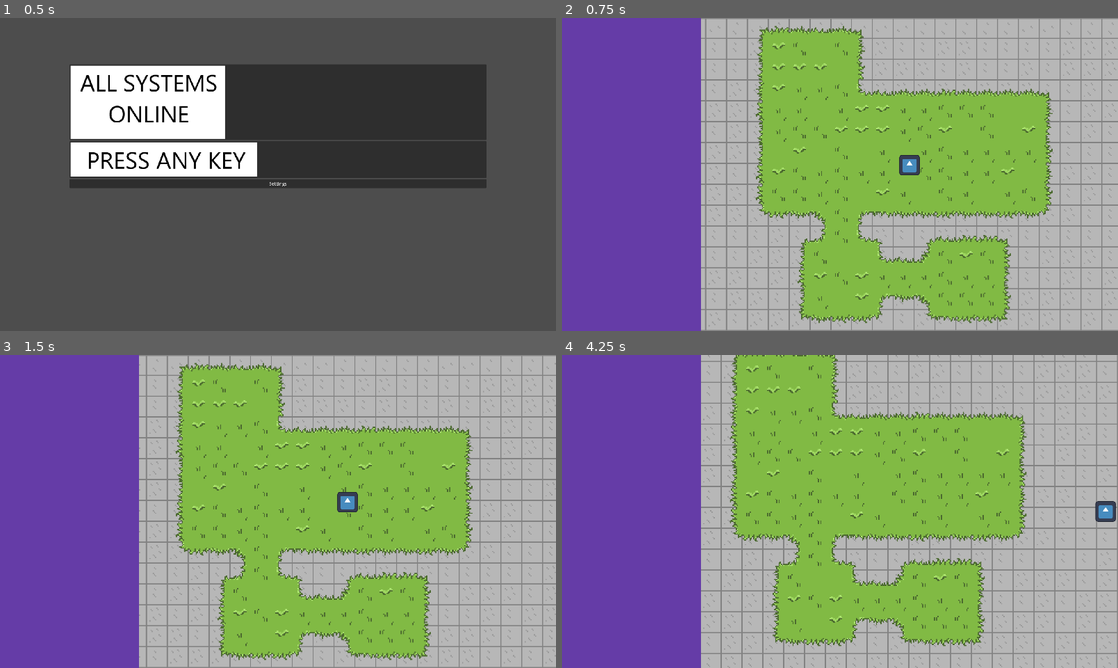
Above: before the commit, frames 1-4 (two rows, left to right).
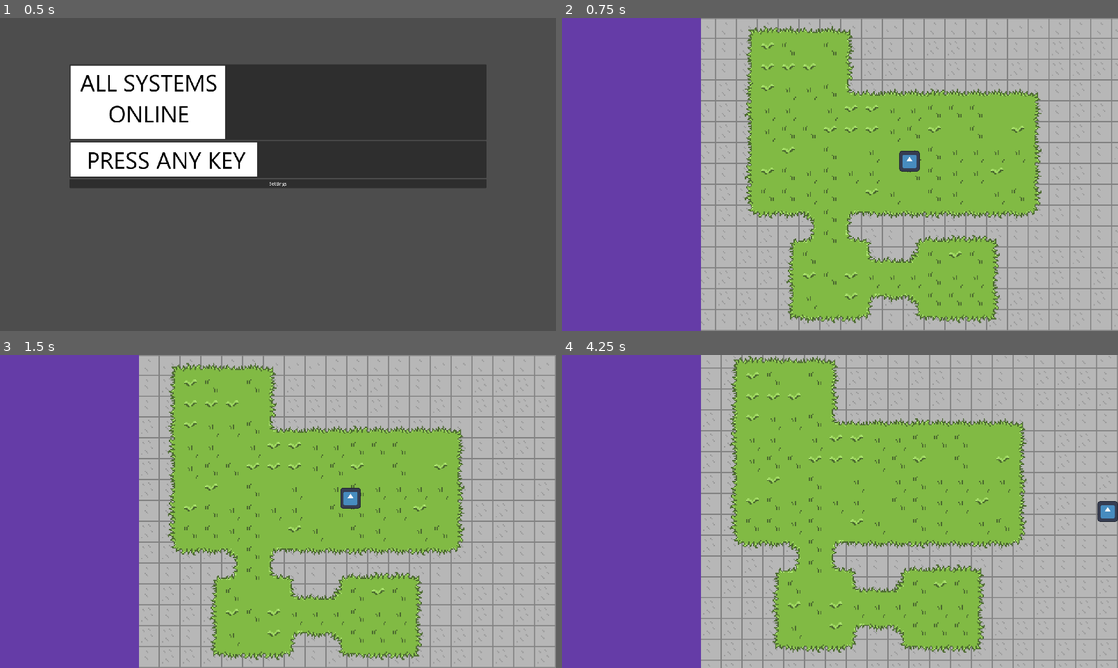
Above: after the commit, the same moments.

Repository: Earth-Turtle/jan-jam
Game: Godot game, scene res://scenes/main_menu.tscn
The game is run twice, just before and just after one commit, with the same random seed, the same clock (stepped at 60 frames per second) and the same inputs. The engine's default icon, where the game draws it, is replaced by a stand-in: a white triangle on a blue panel in a dark square.
Inputs (mouse positions are in pixels of both pictures, inside the frame that each line leads up to):
- Up to frame 1 (0.5 s): no input
- Up to frame 2 (0.75 s): click (840, 158) at 0.5 s
- Up to frame 3 (1.5 s): tap Enter at 1.25 s; hold Right (ui_right) from 1.28 s (still down)
- Up to frame 4 (4.25 s): release Right (ui_right) at 2.03 s; hold Down (ui_down) 2.03-2.78 s; hold Right (ui_right) 2.78-3.53 s; hold Up (ui_up) from 3.53 s (still down)

Frame 1 is identical in both runs. In frame 2, 14% of the frame differs, in the area x 25-100%, y 0-100%; in frame 3, 13%; in frame 4, 14%.

Commit message:
post-merge housekeeping
Godot automatically did these ones.

Diff:
--- a/project.godot
+++ b/project.godot
@@ -21,12 +21,6 @@
 window/size/viewport_height=1080
 window/stretch/mode="viewport"
 
-[layer_names]
-
-2d_physics/layer_1="Player"
-2d_physics/layer_2="Player Movestops (walls, world borders)"
-2d_physics/layer_3="Player Damagebox"
-2d_physics/layer_4="NPCs"
 [input]
 
 ui_left={
@@ -62,6 +56,13 @@
 ]
 }
 
+[layer_names]
+
+2d_physics/layer_1="Player"
+2d_physics/layer_2="Player Movestops (walls, world borders)"
+2d_physics/layer_3="Player Damagebox"
+2d_physics/layer_4="NPCs"
+
 [rendering]
 
 textures/canvas_textures/default_texture_filter=0
--- a/scenes/level0.tscn
+++ b/scenes/level0.tscn
@@ -1,6 +1,6 @@
 [gd_scene load_steps=4 format=4 uid="uid://crvna1migwb0s"]
 
-[ext_resource type="PackedScene" uid="uid://dloh77ybqwob5" path="res://scenes/player.tscn" id="1_cykmj"]
+[ext_resource type="PackedScene" uid="uid://dloh77ybqwob5" path="res://entities/player.tscn" id="1_cykmj"]
 [ext_resource type="TileSet" uid="uid://bmdmqsmedw10g" path="res://tilemaps/environmentmap.tres" id="1_plw7w"]
 
 [sub_resource type="WorldBoundaryShape2D" id="WorldBoundaryShape2D_pqe5u"]
@@ -9,7 +9,7 @@
 
 [node name="Player" parent="." instance=ExtResource("1_cykmj")]
 z_index = 1
-position = Vector2(1134, 508)
+position = Vector2(1172, 494)
 
 [node name="RemoteTransform2D" type="RemoteTransform2D" parent="Player"]
 position = Vector2(-240, 0)
@@ -27,6 +27,7 @@
 
 [node name="Collisions" type="StaticBody2D" parent="."]
 collision_layer = 2
+metadata/_edit_lock_ = true
 
 [node name="WorldBoundNorth" type="CollisionShape2D" parent="Collisions"]
 position = Vector2(960, 0)
@@ -52,7 +53,7 @@
 debug_color = Color(1, 0, 0, 1)
 
 [node name="Camera2D" type="Camera2D" parent="."]
-position = Vector2(894, 508)
+position = Vector2(932, 494)
 limit_left = -480
 limit_top = 0
 limit_right = 1944
--- a/tilemaps/environmentmap.tres
+++ b/tilemaps/environmentmap.tres
@@ -6,9 +6,7 @@
 texture = ExtResource("1_lk5uj")
 texture_region_size = Vector2i(18, 18)
 2:0/0 = 0
-2:0/0/terrain = 0
 3:0/0 = 0
-3:0/0/terrain = 0
 5:0/0 = 0
 5:0/0/terrain_set = 0
 5:0/0/terrain = 0
@@ -21,11 +19,8 @@
 6:0/0/terrains_peering_bit/bottom_side = 0
 6:0/0/terrains_peering_bit/left_side = 0
 1:1/0 = 0
-1:1/0/terrain = 0
 2:1/0 = 0
-2:1/0/terrain = 0
 3:1/0 = 0
-3:1/0/terrain = 0
 5:1/0 = 0
 5:1/0/terrain_set = 0
 5:1/0/terrain = 0
@@ -60,11 +55,8 @@
 7:2/0/terrains_peering_bit/left_side = 0
 7:2/0/terrains_peering_bit/top_side = 0
 0:0/0 = 0
-0:0/0/terrain = 0
 1:0/0 = 0
-1:0/0/terrain = 0
 4:0/0 = 0
-4:0/0/terrain = 0
 7:1/0 = 0
 7:1/0/terrain_set = 0
 7:1/0/terrain = 0
